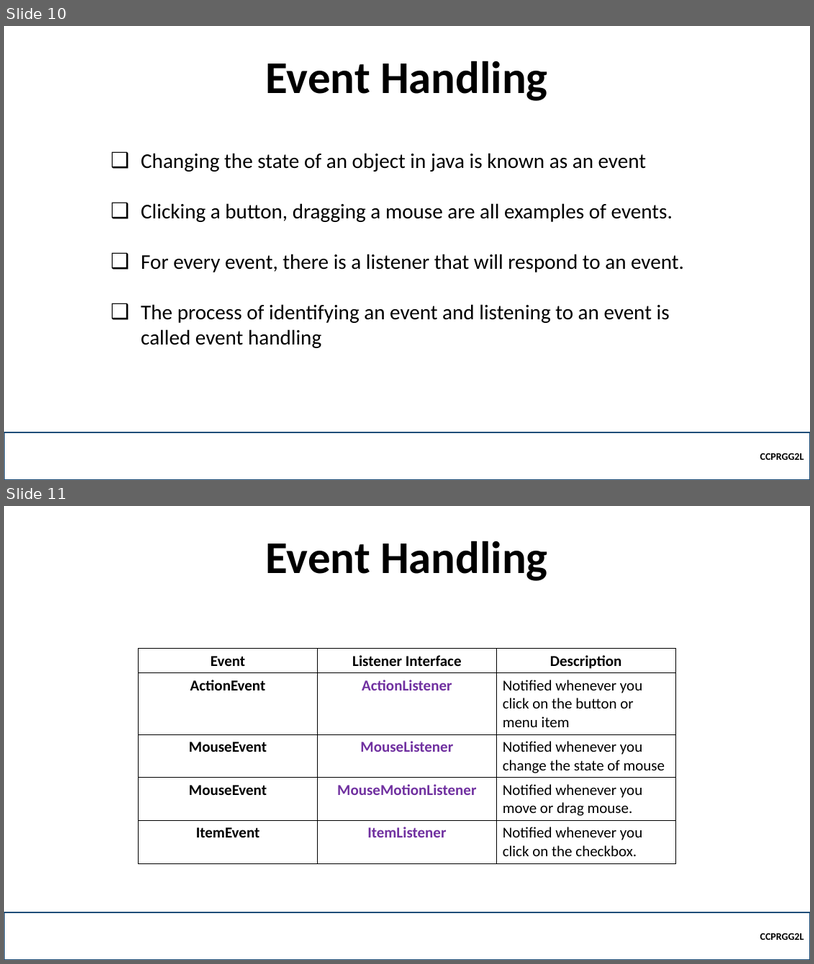
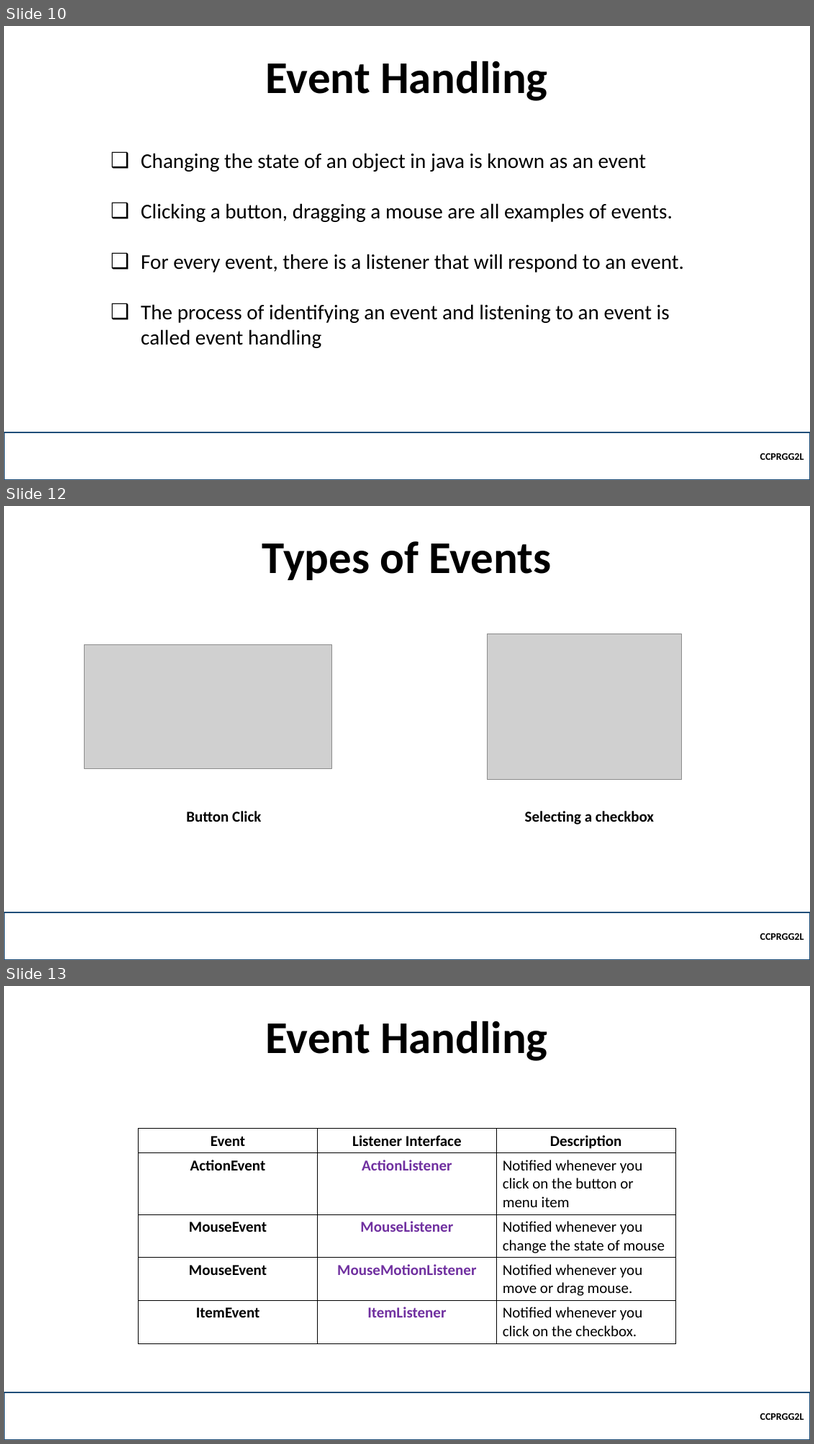
Before and after one commit to robitussin/CCPRGG2L, a slide deck: week_9-10/Java Swing.pptx. Shown one above the other, each under a label of ours: slides 10 and 11 before the commit, slides 10, 12 and 13 after it; the slides between them are not shown. The pictures are 814x964 and 814x1444 pixels, drawn with LibreOffice and Linux fonts; fonts in the diff are those of the drawing; grey boxes stand for pictures; background and template pictures are left out. Boxes give left, top, right and bottom in pixels: in the first picture for what was removed or moved away, otherwise in the second. Text is boxed around its words. In the diff, an @@ line names an element or a change of style, - is before the commit and + after.

```diff
--- a/week_9-10/Java Swing.pptx
+++ b/week_9-10/Java Swing.pptx
@@ slide 12 added at <box>4,506,810,960</box>, background picture (left out) @@
@@ title added at <box>262,541,552,580</box>, 54 pt, text #000000, bold @@
+Types of Events
@@ picture added at <box>487,633,682,780</box> @@
@@ picture added at <box>84,644,332,769</box> @@
@@ text added at <box>186,811,261,821</box>, 18 pt, text #000000, bold @@
+Button Click
@@ text added at <box>525,811,654,824</box>, 18 pt, text #000000, bold @@
+Selecting a checkbox
@@ rectangle added at <box>4,912,810,960</box>, outline #1F4E79 2.25 pt, 12 pt, text #000000, bold @@
+CCPRGG2L
@@ what was slide 11 is now slide 13 @@
```
Also in this commit, not shown: 1 other slide added, 6 other files.
